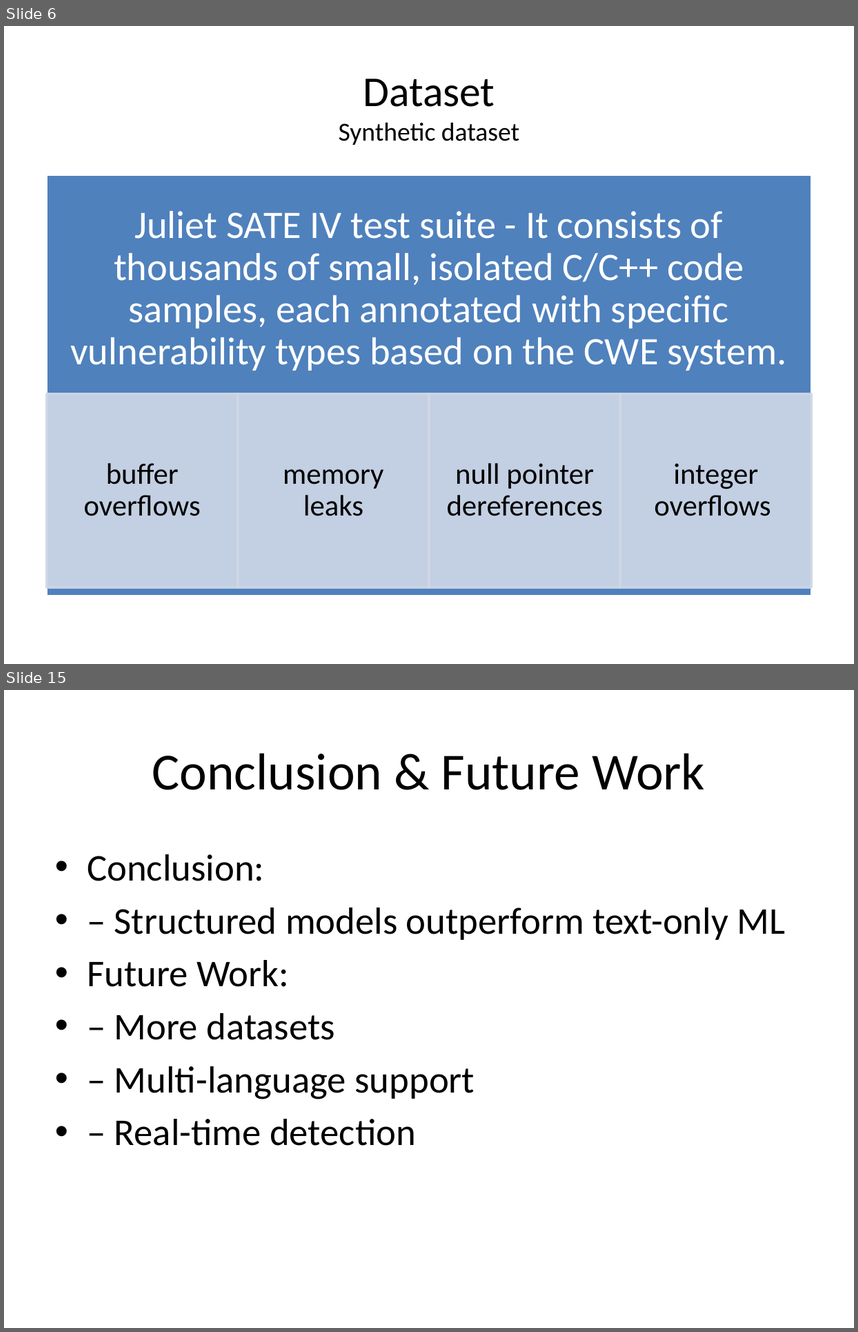
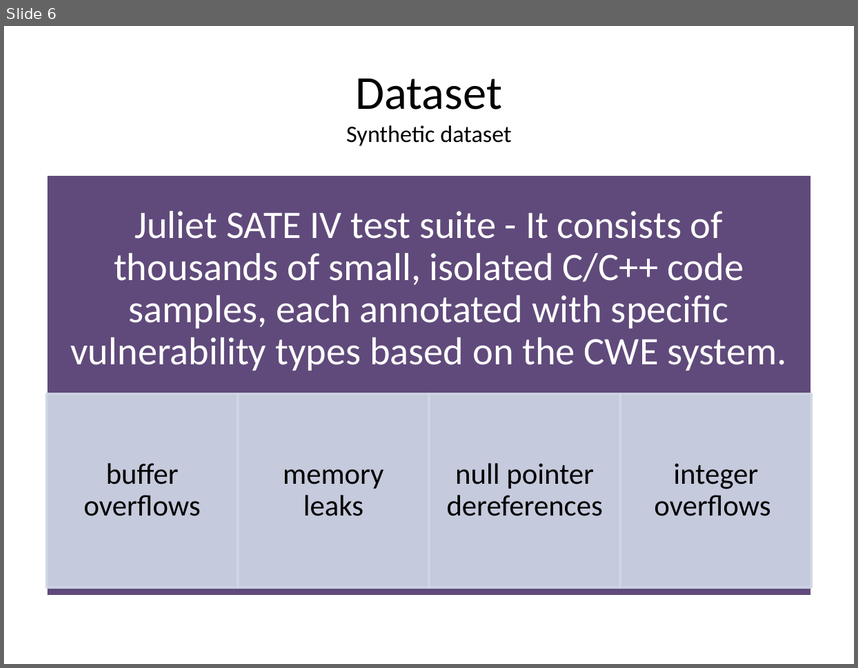
Before and after one commit to TaviFurdui/detecting-vulnerabilities-using-ml, a slide deck: Presentation.pptx. Shown one above the other, each under a label of ours: slides 6 and 15 before the commit, slide 6 after it; the slides between them are not shown. The pictures are 858x1332 and 858x668 pixels, drawn with LibreOffice and Linux fonts; fonts in the diff are those of the drawing. Boxes give left, top, right and bottom in pixels: in the first picture for what was removed or moved away, otherwise in the second. Text is boxed around its words. In the diff, an @@ line names an element or a change of style, - is before the commit and + after.

```diff
--- a/Presentation.pptx
+++ b/Presentation.pptx
@@ slide 15 removed at box(4, 690, 854, 1328), background #FFFFFF @@
@@ title removed at box(152, 753, 705, 790) @@
-Conclusion & Future Work
@@ text removed at box(87, 854, 785, 1145) @@
-• Conclusion:
-• – Structured models outperform text-only ML
-• Future Work:
-• – More datasets
-• – Multi-language support
-• – Real-time detection
@@ slide 6 changed as well @@
@@ title "Dataset Synthetic dataset" at box(346, 78, 511, 146): size 36 to 40 pt in "Dataset"; size 22 to 20 pt in "Synthetic dataset" @@
@@ rectangle at box(47, 175, 811, 595): fill #4F81BD to #604A7B @@
```
Also in this commit, not shown: 5 other slides changed, 8 slides added, 7 other slides removed.
